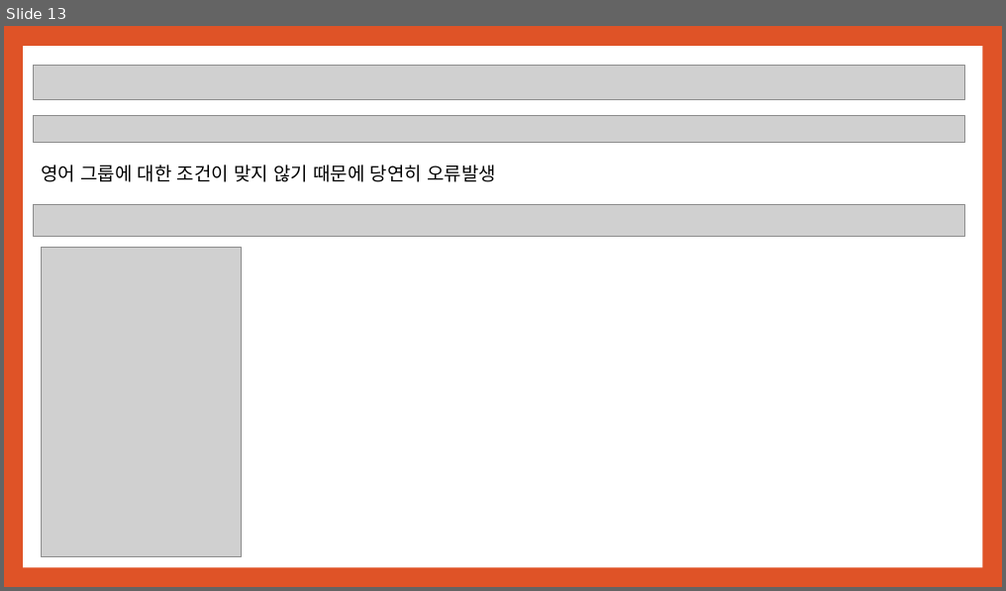
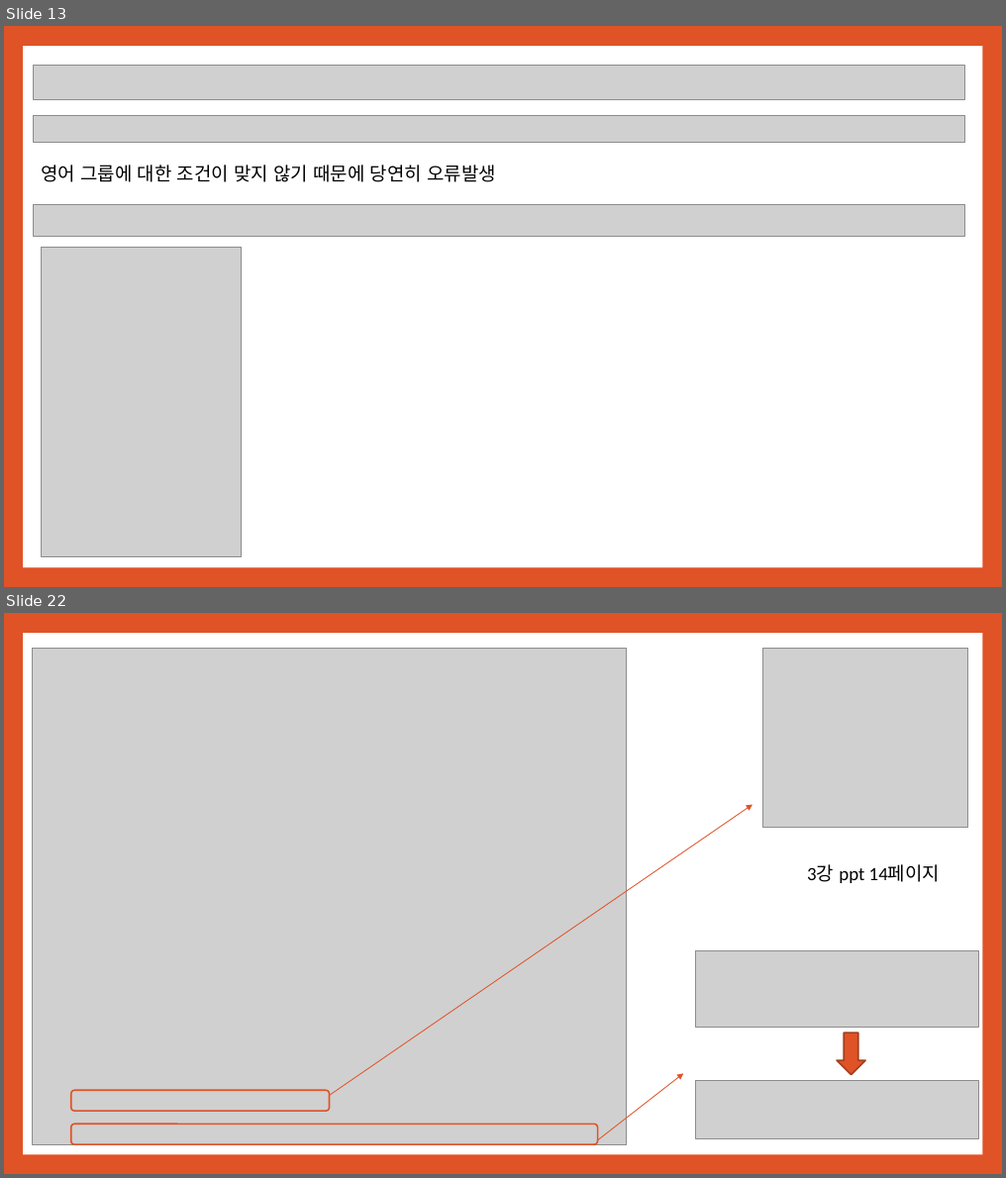
Before and after one commit to noheul1030/KOPO-database, a slide deck: 과제PPT/데이터베이스 3강.pptx. Shown one above the other, each under a label of ours: slide 13 before the commit, slides 13 and 22 after it; the slides between them are not shown. The pictures are 1006x591 and 1006x1178 pixels, drawn with LibreOffice and Linux fonts; fonts in the diff are those of the drawing; grey boxes stand for pictures. Boxes give left, top, right and bottom in pixels: in the first picture for what was removed or moved away, otherwise in the second. Text is boxed around its words. In the diff, an @@ line names an element or a change of style, - is before the commit and + after.

```diff
--- a/과제PPT/데이터베이스 3강.pptx
+++ b/과제PPT/데이터베이스 3강.pptx
@@ slide 22 added at [4,613,1002,1174], background #DF5327; not listed: 1 template element that a slide beside it also shows @@
@@ picture added at [33,649,626,1146] @@
@@ picture added at [763,649,968,828] @@
@@ arrow added from (330, 1096) to (752, 805), #DF5327 0.79 pt @@
@@ text added at [807,865,940,883], 18 pt, text #000000 @@
+3강 ppt 14페이지
@@ picture added at [696,952,979,1028] @@
@@ down arrow added at [837,1033,865,1075], fill #DF5327, outline #A53D1D 1.5 pt @@
@@ arrow added from (597, 1142) to (684, 1074), #DF5327 0.79 pt @@
@@ picture added at [696,1081,979,1140] @@
@@ rounded rectangle added at [71,1090,330,1112], outline #DF5327 1.5 pt @@
@@ rounded rectangle added at [71,1124,598,1146], outline #DF5327 1.5 pt @@
```
Also in this commit, not shown: 2 slides changed, 22 other slides added, 14 slides removed.
